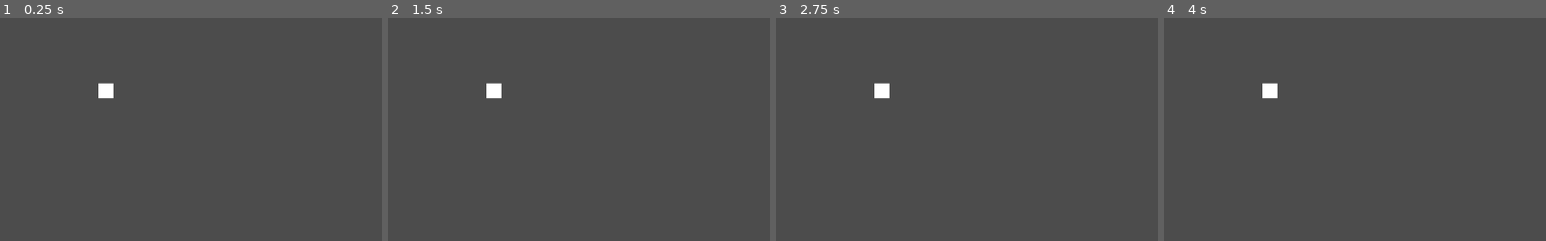
Above: before the commit, frames 1-4 (left to right).
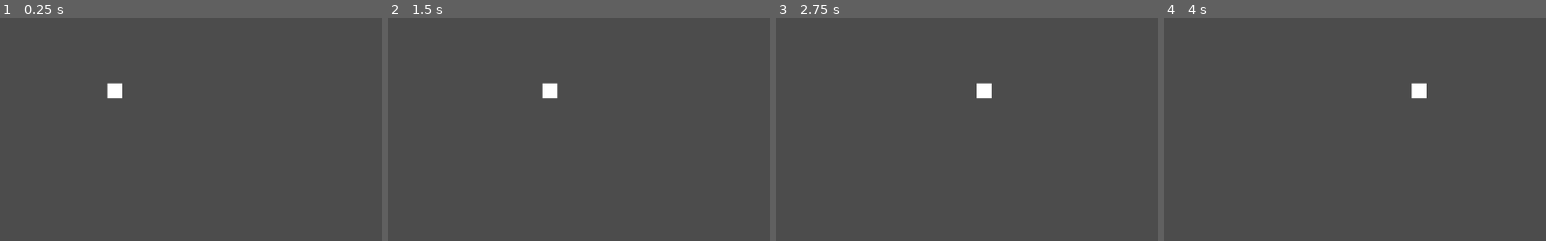
Above: after the commit, the same moments.

Repository: Indivicivet/AoC2022
Game: Godot game, scene res://day03_part1.tscn
The game is run twice, just before and just after one commit, with the same random seed, the same clock (stepped at 60 frames per second) and the same inputs.
Inputs:
- Up to frame 1 (0.25 s): no input
- Up to frame 2 (1.5 s): tap Enter at 0.5 s
- Up to frame 3 (2.75 s): no input
- Up to frame 4 (4 s): tap Space at 3.5 s
The pictures show only the part of the screen within x 0-50%, y 0-50%; the shares and areas given below are measured in that part.

The runs differ from the first frame. In frame 1, 0.4% of the frame differs, in the area x 25-32%, y 29-37%; in frame 2, 0.6%, in the area x 25-45%, y 29-37%; in frame 3, 0.6%; in frame 4, 0.6%.

Commit message:
add script to move backpack item

Diff:
--- /dev/null
+++ b/day03/BackpackItem.gd
@@ -0,0 +1,12 @@
+extends KinematicBody2D
+
+var v = 50
+var right_side = false
+
+#func _ready():
+	#pass
+
+func _process(delta):
+	move_and_collide(
+		Vector2(v * delta * (-1 if right_side else 1), 0)
+	)
--- a/day03/day03_part1.tscn
+++ b/day03/day03_part1.tscn
@@ -1,9 +1,12 @@
-[gd_scene format=2]
+[gd_scene load_steps=2 format=2]
+
+[ext_resource path="res://BackpackItem.gd" type="Script" id=1]
 
 [node name="Node2D" type="Node2D"]
 
 [node name="KinematicBody2D" type="KinematicBody2D" parent="."]
 position = Vector2( 142, 98 )
+script = ExtResource( 1 )
 
 [node name="Polygon2D" type="Polygon2D" parent="KinematicBody2D"]
 polygon = PoolVector2Array( -10, -10, 10, -10, 10, 10, -10, 10 )
